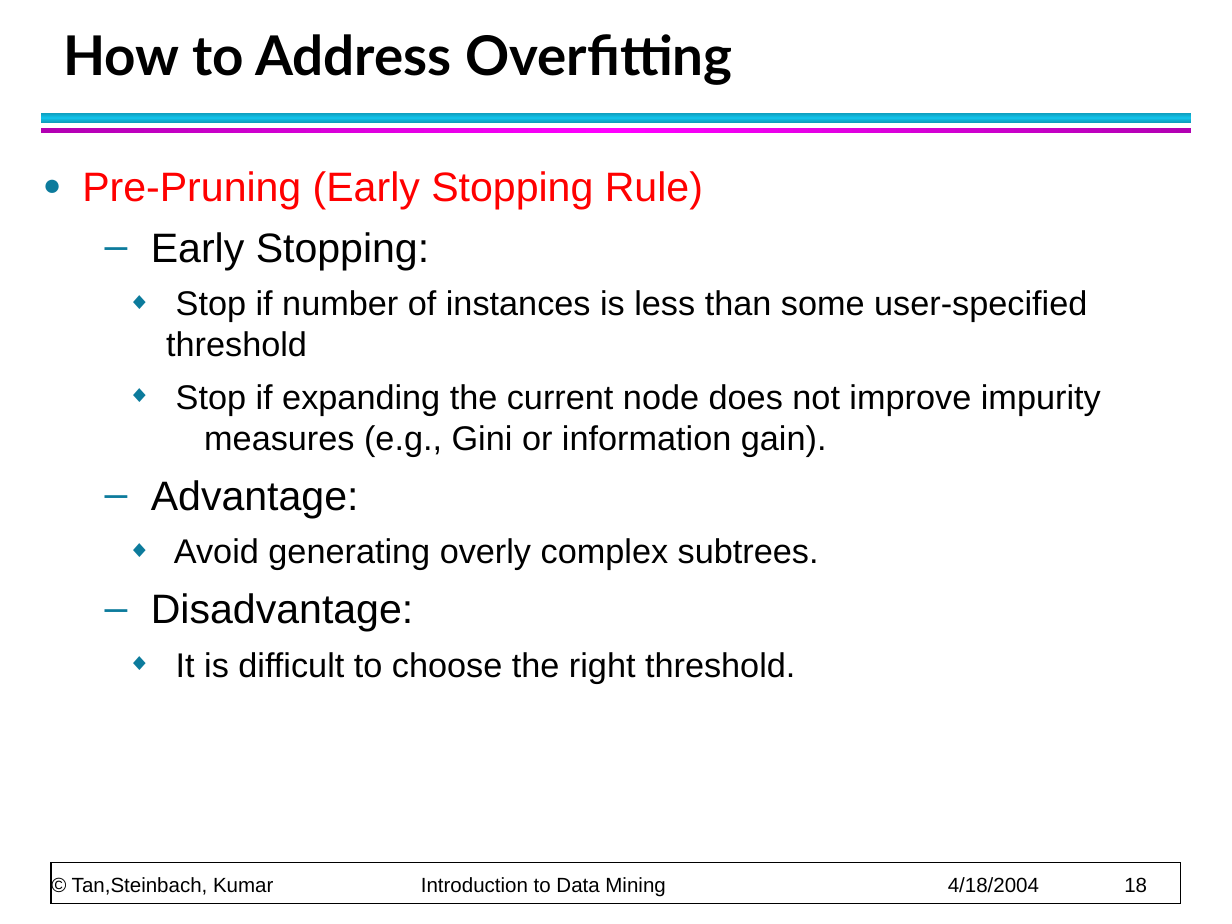
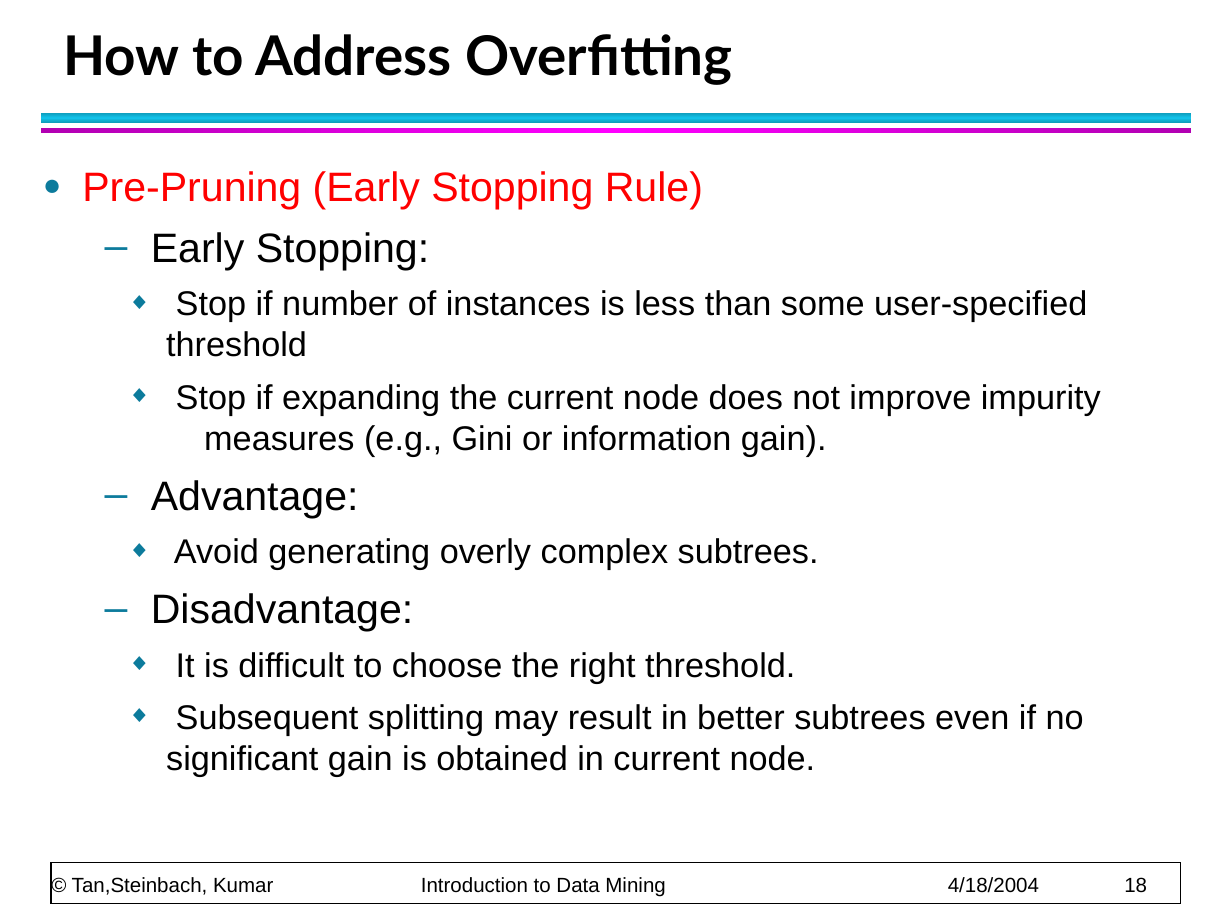
Before and after one commit to CMPT300/CMPT300.github.io, a slide deck: slide 18 of handouts/overfitting/chap4_overfitting.ppt. Drawn at 1232x924 pixels with LibreOffice and Linux fonts; fonts in the diff are those of the drawing. Boxes give left, top, right and bottom in pixels: in the first picture for what was removed or moved away, otherwise in the second. Text is boxed around its words. In the diff, an @@ line names an element or a change of style, - is before the commit and + after.

```diff
--- a/handouts/overfitting/chap4_overfitting.ppt
+++ b/handouts/overfitting/chap4_overfitting.ppt
@@ text at [166, 704, 1084, 776]: paragraph added @@
+    ◆ Subsequent splitting may result in better subtrees even if no significant gain is obtained in current node.
```
Also in this commit, not shown: 5 other files.
